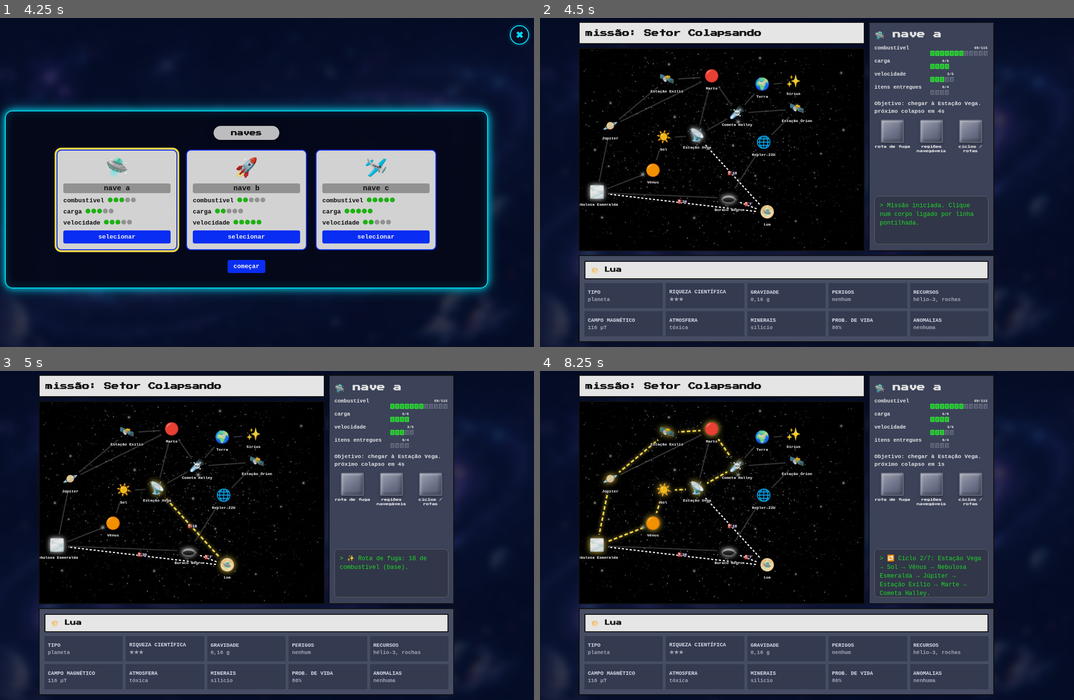
Above: before the commit, frames 1-4 (two rows, left to right).
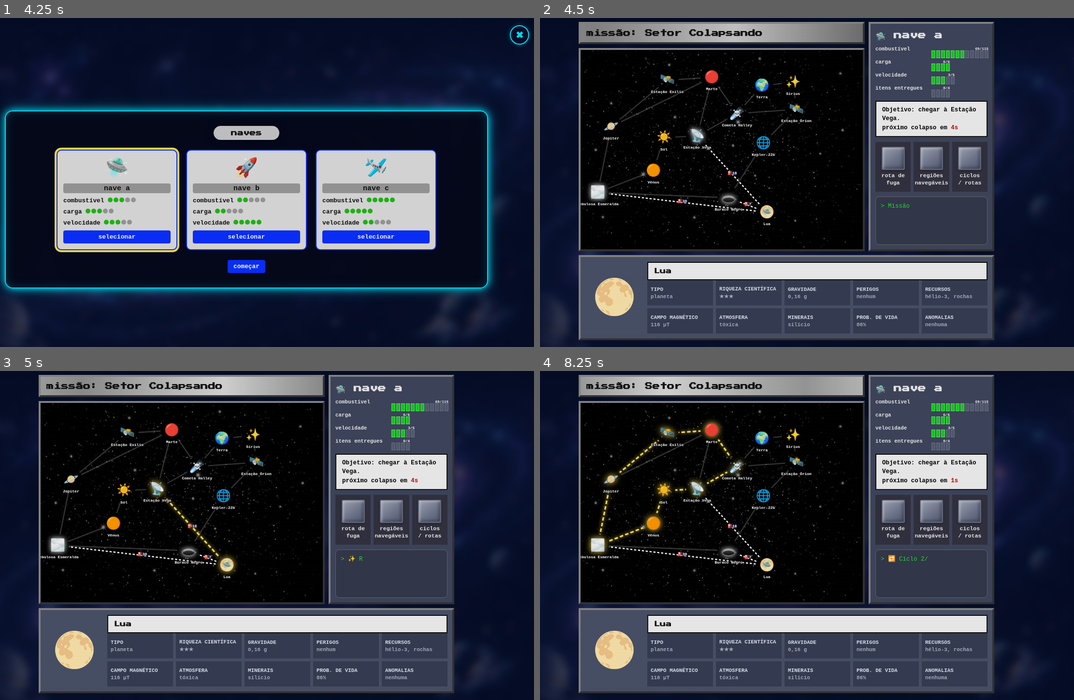
Above: after the commit, the same moments.

Repository: YuriCeleste/Space-game
Game: browser game, page index.html
Two runs of this game, one before a commit and one after it. Both use one fixed random seed, a clock stepped at 60 frames per second and the inputs below.
Inputs (mouse positions are in pixels of both pictures, inside the frame that each line leads up to):
- Up to frame 1 (4.25 s): click "INICIAR" at 0.27 s; click (267, 175) at 1.07 s; click "ir" at 1.27 s; click (160, 129) at 1.67 s; click "selecionar" at 1.87 s; click (373, 116) at 2.27 s; click "selecionar" at 2.47 s; click (347, 208) at 2.87 s; click "✖" at 3.07 s; click (133, 212) at 3.47 s; click "ir" at 3.67 s; click (267, 103) at 4.07 s
- Up to frame 2 (4.5 s): click "começar" at 4.27 s
- Up to frame 3 (5 s): click (267, 512) at 4.67 s; click "rota de fuga" at 4.87 s
- Up to frame 4 (8.25 s): click (636, 502) at 5.27 s; click "ciclos / rotas" at 5.47 s; click (694, 574) at 5.87 s; click "regiões navegáveis" at 6.07 s; click (748, 430) at 6.47 s; click "rota de fuga" at 6.67 s; click (721, 522) at 7.07 s; click "regiões navegáveis" at 7.27 s; click (662, 482) at 7.67 s; click "ciclos / rotas" at 7.87 s

Frame 1 is identical in both runs. In frame 2, 18% of the frame differs, in the area x 7-86%, y 1-99%; in frame 3, 18%; in frame 4, 18%.

Commit message:
style: Melhora elementos visuais da tela de jogo

Diff:
--- a/css/estilo.css
+++ b/css/estilo.css
@@ -314,9 +314,11 @@
   grid-row: 1;
   height: 46px;
   width: 100%;
-  border: 2px solid #111;
+  border: 4px outset #888;
   border-radius: 0;
-  background: #f1f1f1;
+  position: relative;
+  isolation: isolate;
+  background: transparent;
   box-shadow: none;
   display: flex;
   align-items: center;
@@ -326,6 +328,27 @@
   white-space: nowrap;
   overflow: hidden;
   text-overflow: ellipsis;
+}
+
+#titulo-missao::before {
+  content: '';
+  position: absolute;
+  inset: 0;
+  z-index: -1;
+  pointer-events: none;
+  background: linear-gradient(90deg, #858585 0%, #ededed 25%, #a9a9a9 50%, #ffffff 75%, #858585 100%);
+  background-size: 200% 100%;
+  animation: brilho-missao 5s linear infinite, tons-missao 2.5s ease-in-out infinite alternate;
+}
+
+@keyframes brilho-missao {
+  from { background-position: 100% 50%; }
+  to { background-position: 0 50%; }
+}
+
+@keyframes tons-missao {
+  from { filter: brightness(0.78); }
+  to { filter: brightness(1.18); }
 }
 
 #mapa {
@@ -335,7 +358,7 @@
   grid-row: 2;
   display: block;
   background: #111 url('../assets/imagens/ospace.jpg') center/cover no-repeat;
-  border: 2px solid #111;
+  border: 4px outset #888;
   border-radius: 0;
   object-fit: cover;
 }
@@ -359,9 +382,9 @@
 .painel.claro {
   background: #4a5269;
   color: #f7f7f7;
-  border: 2px solid #111;
+  border: 4px outset #888;
   display: grid;
-  grid-template-columns: 1fr;
+  grid-template-columns: 120px minmax(0, 1fr);
   align-content: start;
   gap: 8px;
   grid-column: 1 / -1;
@@ -370,9 +393,24 @@
   padding: 10px;
 }
 
+.corpo-imagem {
+  grid-column: 1;
+  grid-row: 1;
+  display: flex;
+  align-items: center;
+  justify-content: center;
+  min-height: 100px;
+  font-size: 4.5rem;
+}
+
+.corpo-informacoes {
+  grid-column: 2;
+  min-width: 0;
+}
+
 .painel.escuro {
   background: #3f465d;
-  border: 2px solid #111;
+  border: 4px outset #888;
   color: #eee;
   display: flex;
   flex-direction: column;
@@ -429,11 +467,30 @@
 .acao-corpo {
   display: flex;
   align-items: center;
+  grid-column: 1 / -1;
+  width: 100%;
 }
 
 .acao-corpo .btn {
   width: 100%;
-  min-height: 42px;
+  min-height: 48px;
+  margin: 0;
+  padding: 8px 12px;
+  background: linear-gradient(145deg, #737a91, #555d73 55%, #3f465d);
+  border: 2px solid #4b5268;
+  border-radius: 3px;
+  box-sizing: border-box;
+  font-size: 0.95rem;
+  box-shadow: inset 2px 2px 5px rgba(255,255,255,0.25),
+              inset -3px -3px 6px rgba(0,0,0,0.35),
+              0 2px 4px rgba(0,0,0,0.35);
+  white-space: normal;
+  overflow-wrap: anywhere;
+}
+
+.acao-corpo .btn:hover {
+  background: linear-gradient(145deg, #858da5, #626b83 55%, #4b5268);
+  transform: translateY(-2px);
 }
 
 .nave-titulo {
@@ -477,27 +534,56 @@
   display: flex;
   gap: 2px;
   width: max-content;
-  height: 10px;
+  height: 16px;
 }
 
 .barrinhas i {
   flex: 0 0 8px;
   width: 8px;
-  height: 10px;
+  height: 16px;
   background: #555d73;
   border: 1px solid #6f7587;
-  box-shadow: inset 1px 1px 1px rgba(255,255,255,0.12);
+  /* box-shadow: inset 1px 1px 1px rgba(255,255,255,0.12); */
 }
 
 .barrinhas i.ativo {
   background: #20c52a;
   border-color: #4ffb5a;
-  box-shadow: 0 0 3px rgba(32, 197, 42, 0.8);
+  /* box-shadow: 0 0 3px rgba(32, 197, 42, 0.8); */
+  min-height: 16px;
 }
 
 .objetivo-nave {
-  line-height: 1.35;
-  font-size: 0.72rem;
+  color:#000;
+  grid-column: 1;
+  grid-row: 1;
+  min-height: 46px;
+  height: auto;
+  width: 100%;
+  flex: 0 0 auto;
+  display: block;
+  box-sizing: border-box;
+  border: 2px solid #111;
+  border-radius: 0;
+  background: #f1f1f1;
+  box-shadow: none;
+  padding: 8px 12px;
+  font-size: 0.78rem;
+  line-height: 1.45;
+  text-align: left;
+  white-space: normal;
+  overflow-wrap: anywhere;
+  overflow: visible;
+}
+
+.contagem-colapso,
+.contagem-colapso #cont {
+  color: #d40000;
+  font-weight: 700;
+}
+
+.contagem-colapso {
+  white-space: nowrap;
 }
 
 .nave-acoes {
@@ -509,17 +595,17 @@
 .acao-nave {
   display: flex;
   flex-direction: column;
+  background-color:#333240;
   align-items: center;
   gap: 4px;
+  padding: 10px;
   min-width: 0;
   text-align: center;
 }
 
 .acao-nave span {
-  font-family: 'Press Start 2P', cursive;
-  font-size: 0.38rem;
-  line-height: 1.4;
-  overflow-wrap: anywhere;
+  line-height: 1.35;
+  font-size: 0.72rem;
 }
 
 .painel .nave-acoes .btn {
--- a/js/jogo.js
+++ b/js/jogo.js
@@ -60,11 +60,12 @@
 /* ---------- partida ---------- */
 function iniciarJogo() {
   clearInterval(E.timer);
+  clearInterval(E.logTimer);
   const g = criarUniverso();
   Object.assign(E, {
     g, base: Object.fromEntries(g.vertices), todasArestas: [...g.arestas], pos: E.missao.inicio,
     carga: cargaMax(), dados: new Map(), destaque: null, viajando: false, fim: false,
-    fase: 0, entregues: new Set(), msgs: [], navePos: null, cicloIdx: 0,
+    fase: 0, entregues: new Set(), msgs: [], navePos: null, cicloIdx: 0, logIndice: -1,
   });
   E.combustivel = E.missao.id === 3 ? Math.round(combMax() * 0.6) : combMax();
   coletar(E.pos);
@@ -238,8 +239,25 @@
     `<i class="${i < ativo ? 'ativo' : ''}"></i>`).join('')}</div>`;
 };
 
+function animarLog(log, texto, indice) {
+  if (E.logIndice === indice) return;
+  clearInterval(E.logTimer);
+  E.logIndice = indice;
+  const caracteres = Array.from(texto);
+  let visiveis = 0;
+  log.textContent = '> ';
+  if (!caracteres.length) return;
+  E.logTimer = setInterval(() => {
+    log.textContent += caracteres[visiveis++];
+    if (visiveis >= caracteres.length) clearInterval(E.logTimer);
+  }, 35);
+}
+
 function atualizarPaineis() {
   const c = E.base[E.pos], d = E.dados.get(E.pos), M = E.missao.id;
+  const infoNave = $('#info-nave');
+  const log = infoNave.querySelector('.log') || document.createElement('div');
+  log.className = 'log';
   const dadosCorpo = [
     ['tipo', c.tipo],
     ['riqueza científica', '★'.repeat(c.riqueza)],
@@ -254,13 +272,16 @@
       ['anomalias', d.anomalias],
     ] : []),
   ];
-  $('#info-corpo').innerHTML = `<div class="corpo-cabecalho"><b>${c.emoji} ${c.nome}</b></div>
-    <div class="dados-corpo">${dadosCorpo.map(([rotulo, valor]) =>
-      `<div class="dado-corpo"><span>${rotulo}</span><strong>${valor}</strong></div>`).join('')}
-      ${c.tipo === 'estacao' ? '<div class="acao-corpo"><button class="btn" data-acao="reabastecer">reabastecer tudo</button></div>' : ''}
+  $('#info-corpo').innerHTML = `<div class="corpo-imagem" role="img" aria-label="${c.nome}">${c.emoji}</div>
+    <div class="corpo-informacoes">
+      <div class="corpo-cabecalho"><b>${c.nome}</b></div>
+      <div class="dados-corpo">${dadosCorpo.map(([rotulo, valor]) =>
+        `<div class="dado-corpo"><span>${rotulo}</span><strong>${valor}</strong></div>`).join('')}
+        ${c.tipo === 'estacao' ? '<div class="acao-corpo"><button class="btn" data-acao="reabastecer">reabastecer tudo</button></div>' : ''}
+      </div>
     </div>`;
   const rot = M === 1 ? (E.fase === 0 ? 'rota mais segura' : 'rota mais curta') : M === 2 ? 'rota ótima (TSP)' : 'rota de fuga';
-  $('#info-nave').innerHTML = `<b class="nave-titulo">${E.nave.emoji} ${E.nave.nome}</b>
+  infoNave.innerHTML = `<b class="nave-titulo">${E.nave.emoji} ${E.nave.nome}</b>
     <div class="status-nave">
       <div class="linha-medidor">
         <span class="rotulo-medidor">combustível</span>
@@ -283,7 +304,7 @@
         ${barrinhas(E.entregues.size, 4, 4)}
       </div>
     </div>
-    <div class="objetivo-nave">${objetivo()}${M === 3 ? `<br>próximo colapso em <b id="cont">${E.cont}</b>s` : ''}</div>
+    <div class="objetivo-nave">${objetivo()}${M === 3 ? `<br>próximo colapso em <span class="contagem-colapso"><b id="cont">${E.cont}</b>s</span>` : ''}</div>
     <div class="nave-acoes">
       <div class="acao-nave">
         <button class="btn" data-acao="rota" aria-label="${rot}" title="${rot}"></button>
@@ -297,8 +318,9 @@
         <button class="btn" data-acao="ciclos" aria-label="ciclos / rotas" title="ciclos / rotas"></button>
         <span>ciclos / rotas</span>
       </div>
-    </div>
-    <div class="log">&gt; ${E.msgs[E.msgs.length - 1]}</div>`;
+    </div>`;
+  infoNave.appendChild(log);
+  animarLog(log, E.msgs[E.msgs.length - 1] || '', E.msgs.length - 1);
 }
 
 function desenhar() {
